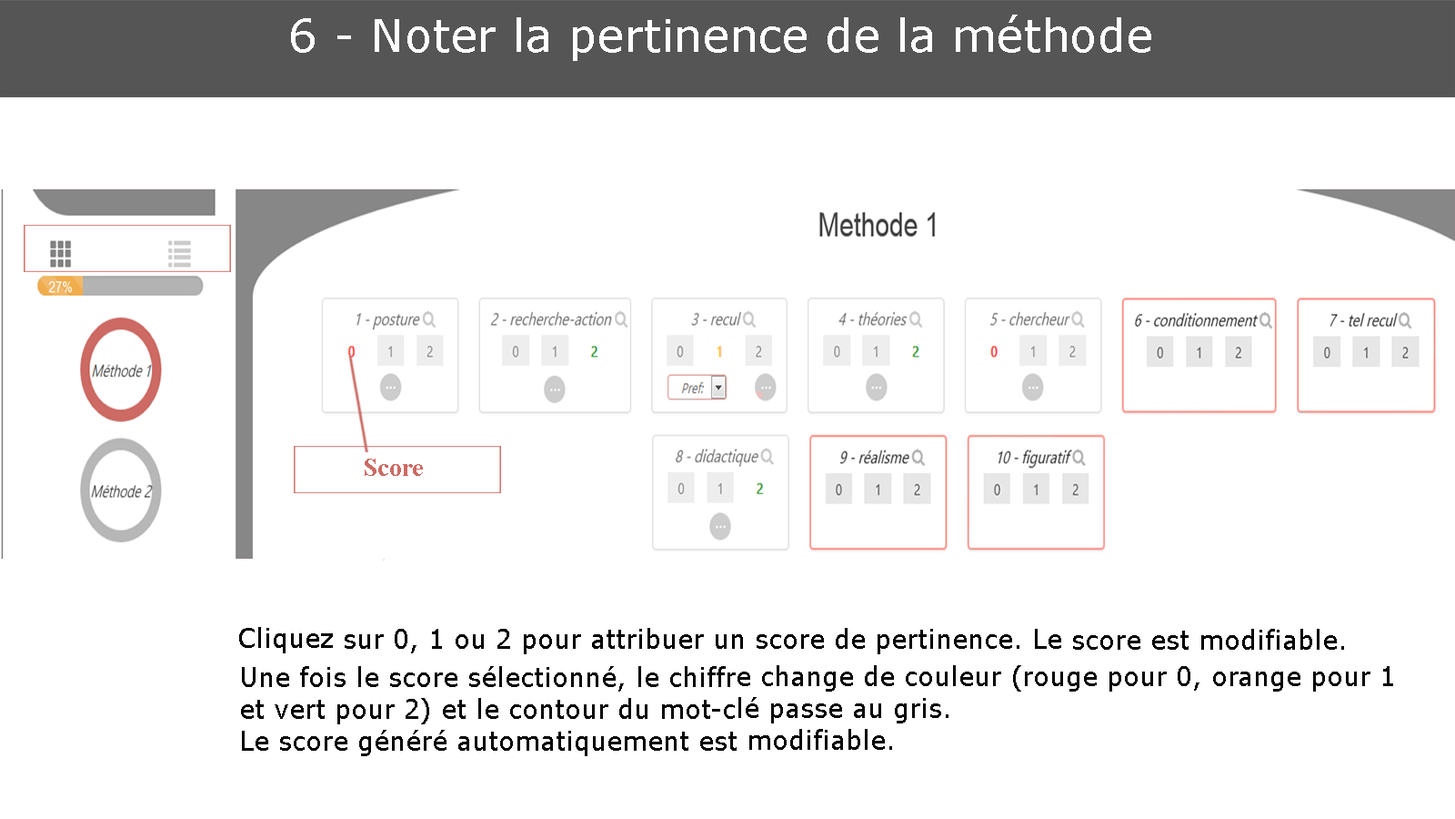
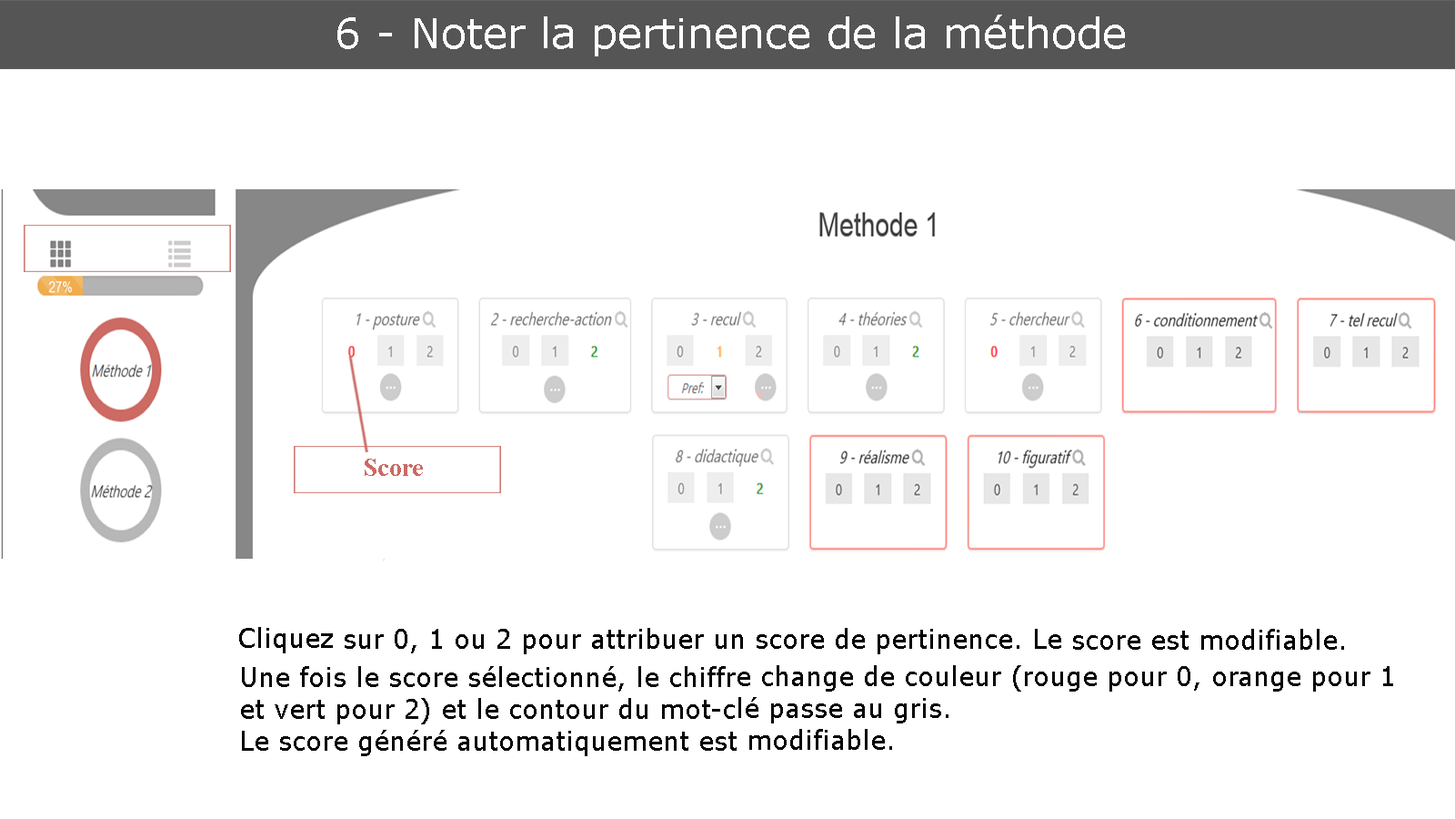
Layers edited between the first and the second (1455, 819) image:
painted on "6 - Noter la pertinence de la méthode" over [291, 14, 1152, 61]
painted on "Calque 4" over [0, 0, 1455, 98]
added layer "fond blanc" (2nd of 2) over [0, 0, 1455, 98]
